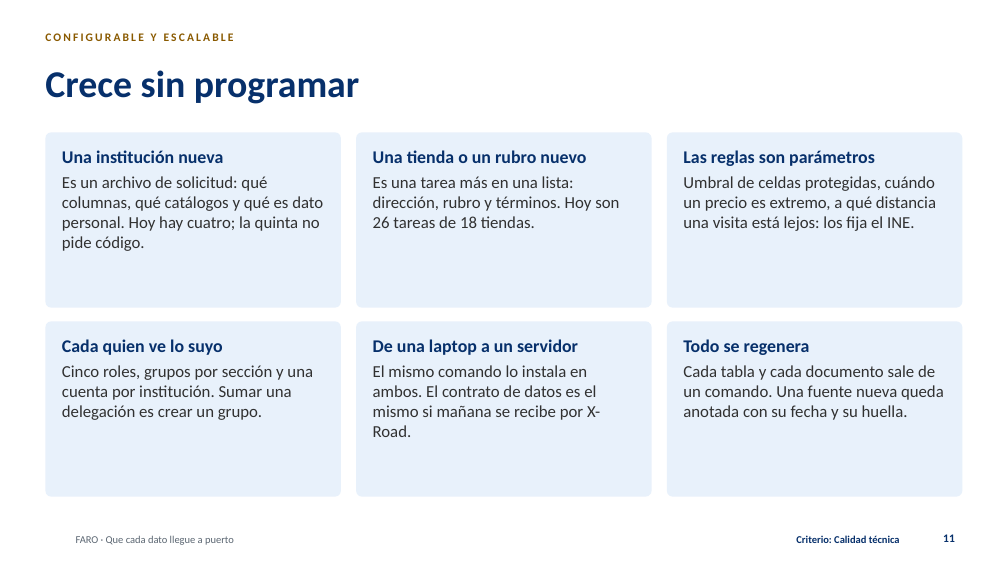
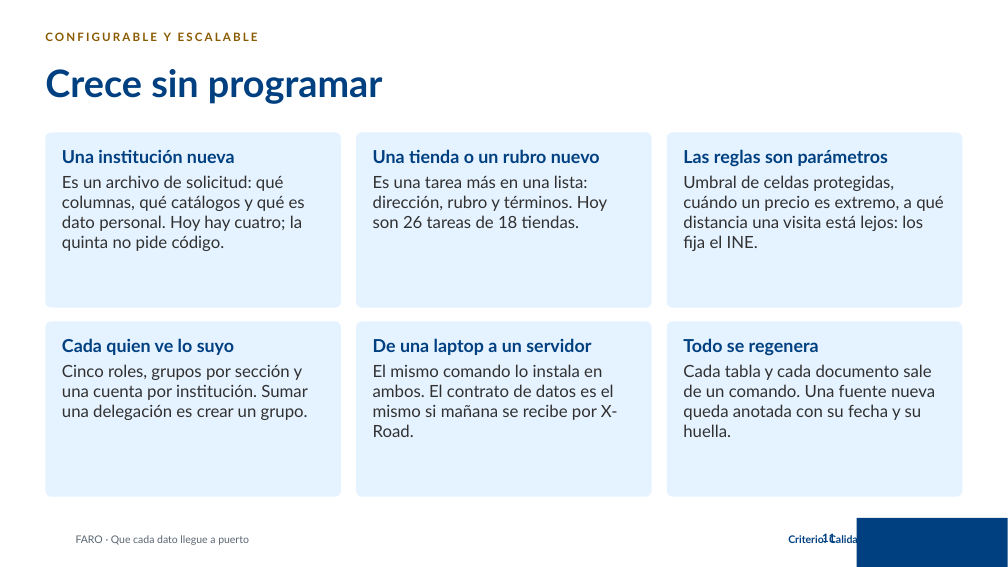
Before and after one commit to tono88/faro-ine-2026, a slide deck: slide 11 of entregables/FARO-presentacion.pptx. Drawn at 1008x567 pixels with LibreOffice and Linux fonts; fonts in the diff are those of the drawing; background and template pictures are left out. Boxes give left, top, right and bottom in pixels: in the first picture for what was removed or moved away, otherwise in the second. Text is boxed around its words. In the diff, an @@ line names an element or a change of style, - is before the commit and + after.

```diff
--- a/entregables/FARO-presentacion.pptx
+++ b/entregables/FARO-presentacion.pptx
@@ text "CONFIGURABLE Y ESCALABLE" at <box>45,32,258,41</box>: font Calibri to Lato @@
@@ text "Una institución nueva" at <box>62,149,305,251</box>: font Calibri to Lato; text colour #07306B to #004080 in "Una institución nueva" @@
@@ text "Una tienda o un rubro ..." at <box>373,149,607,228</box>: font Calibri to Lato; text colour #07306B to #004080 in "Una tienda o un rubro nuevo" @@
@@ text "Las reglas son parámetros" at <box>683,149,944,251</box>: font Calibri to Lato; text colour #07306B to #004080 in "Las reglas son parámetros" @@
@@ fill #E8F1FB to #E5F2FF in 6 elements at <box>45,132,341,308</box>, <box>356,132,652,308</box>, <box>667,132,963,308</box>, <box>45,321,341,497</box>, <box>356,321,652,497</box>, <box>667,321,963,497</box> @@
@@ text "Cada quien ve lo suyo" at <box>62,338,308,420</box>: font Calibri to Lato; text colour #07306B to #004080 in "Cada quien ve lo suyo" @@
@@ text "De una laptop a un ..." at <box>373,338,618,437</box>: font Calibri to Lato; text colour #07306B to #004080 in "De una laptop a un servidor" @@
@@ text "Todo se regenera" at <box>683,338,935,437</box>: font Calibri to Lato; text colour #07306B to #004080 in "Todo se regenera" @@
@@ text "FARO · Que cada dato ..." at <box>76,535,249,545</box>: font Calibri to Lato @@
@@ font Calibri to Lato, text colour #07306B to #004080 in 3 elements at <box>45,69,382,104</box>, <box>788,534,864,546</box>, <box>822,533,835,543</box> @@
@@ page number: place and size @@
-page number at <box>943,534,955,542</box>
+page number at <box>822,533,835,543</box>
@@ rectangle added at <box>857,518,1008,567</box>, fill #004080 @@
```
Also in this commit, not shown: 15 other slides changed, 53 other files.
